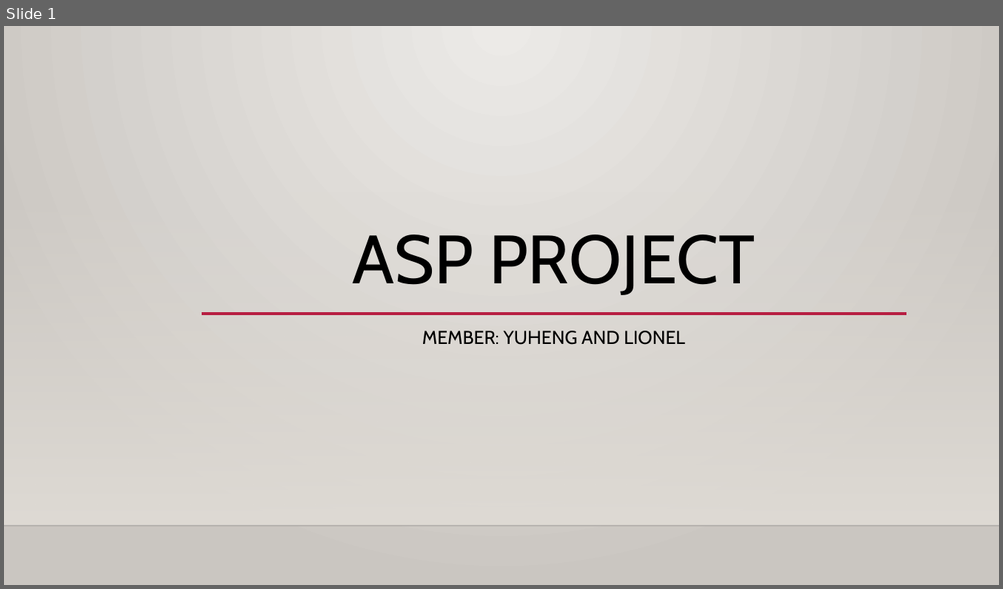
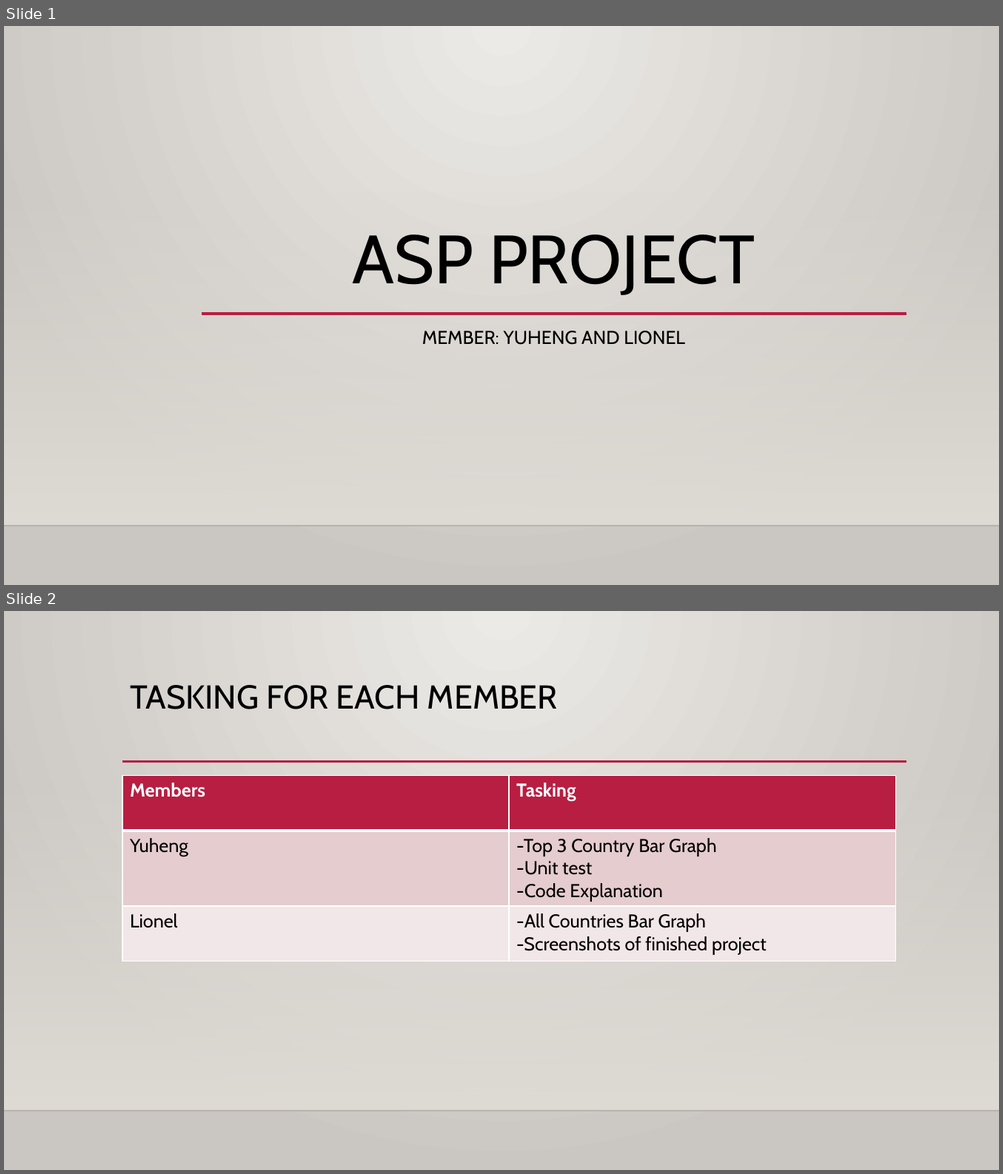
Before and after one commit to Nulifyy/Group2_Yuheng_ASP_Project, a slide deck: Group2_ASP_PPT_Slide.pptx. Shown one above the other, each under a label of ours: slide 1 before the commit, slides 1 and 2 after it. The pictures are 1003x589 and 1003x1174 pixels, drawn with LibreOffice and Linux fonts; fonts in the diff are those of the drawing; background and template pictures are left out. Boxes give left, top, right and bottom in pixels: in the first picture for what was removed or moved away, otherwise in the second. Text is boxed around its words. In the diff, an @@ line names an element or a change of style, - is before the commit and + after.

```diff
--- a/Group2_ASP_PPT_Slide.pptx
+++ b/Group2_ASP_PPT_Slide.pptx
@@ slide 2 added at box(4, 611, 999, 1170), background gradient #ECEAE7 to #CAC7C1; not listed: 2 template elements that a slide beside it also shows @@
@@ title added at box(130, 685, 558, 709), 32 pt, text #000000 @@
+TASKING FOR EACH MEMBER
@@ line added from (122, 762) to (907, 762), #B71E42 2.5 pt @@
@@ table added at box(122, 775, 896, 960), 3 rows, 2 columns @@
+Members | Tasking
+Yuheng | -Top 3 Country Bar Graph / -Unit test / -Code Explanation
+Lionel | -All Countries Bar Graph / -Screenshots of finished project
```
Also in this commit, not shown: 3 other slides added, 1 slide removed, 2 other files.
